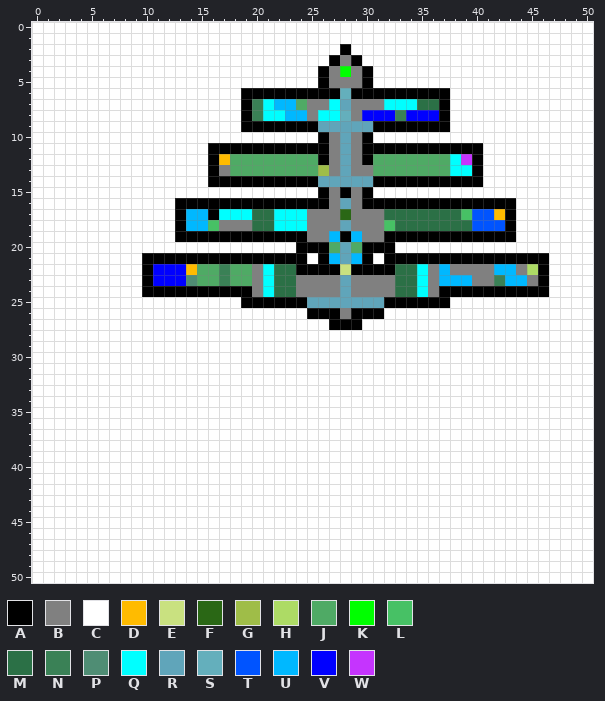
Two versions of one pixel-art sprite, Assets/GameData/Levels/Grass_Sublevels/Sub_Level_04.png. Above, as it was before the edit.
The file is 51x51 pixels.
Palette (. is transparent): A #000000  B #808080  C #ffffff  D #ffbb00  E #c9e180  F #2a6715  G #9fbd48  H #addb65  J #4faa65  K #00ff00  L #47c165  M #2b7046  N #3a8156  P #4f8d74  Q #00ffff  R #60a5ba  S #64afbc  T #0054ff  U #00b8ff  V #0000ff  W #c534fe
Once edited:
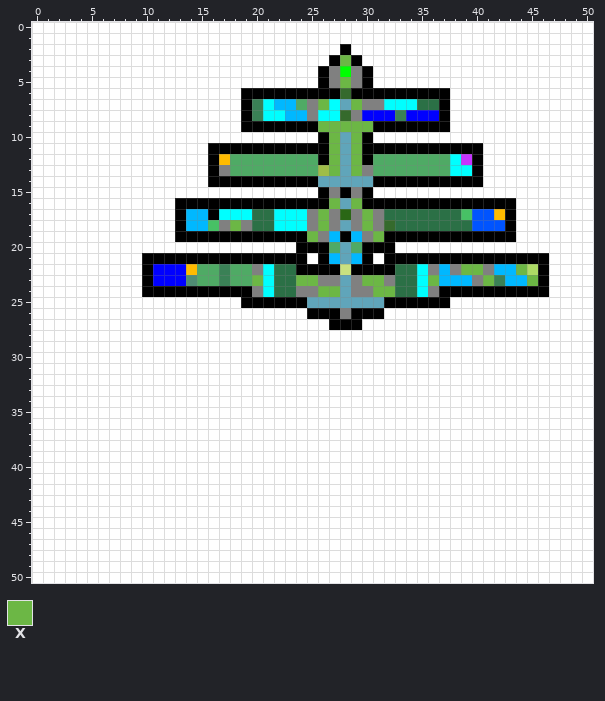
Colours new in this view: X #6cb745
Edits made:
Colour S changes from #64afbc to #356a2c.
The author changed colour L to colour S in row 18 at x 32.
The author changed colour B to colour X in row 3 at x 28; in row 5 at x 28; in row 7 at x 26 and 29; in rows 10 to 13 at x 27 and 29; in row 16 at x 27 and 29; in row 17 at x 26 and 30.
The author changed colour B to colour X in row 18 at x 18, 26 and 30; in row 19 at x 25 and 31; in row 22 at x 39 to 40 and 44; in row 23 at x 20, 24 to 25, 30 to 31, 36, 41 and 45; in row 24 at x 26 to 27 and 31 to 32.
The author changed colour R to colour X in row 9 at x 26 to 30.
Pixel boxes of the changes (left, top, right, bottom) in both pictures:
changed: (296, 55, 395, 297)
changed: (230, 220, 263, 286)
changed: (428, 264, 538, 286)
